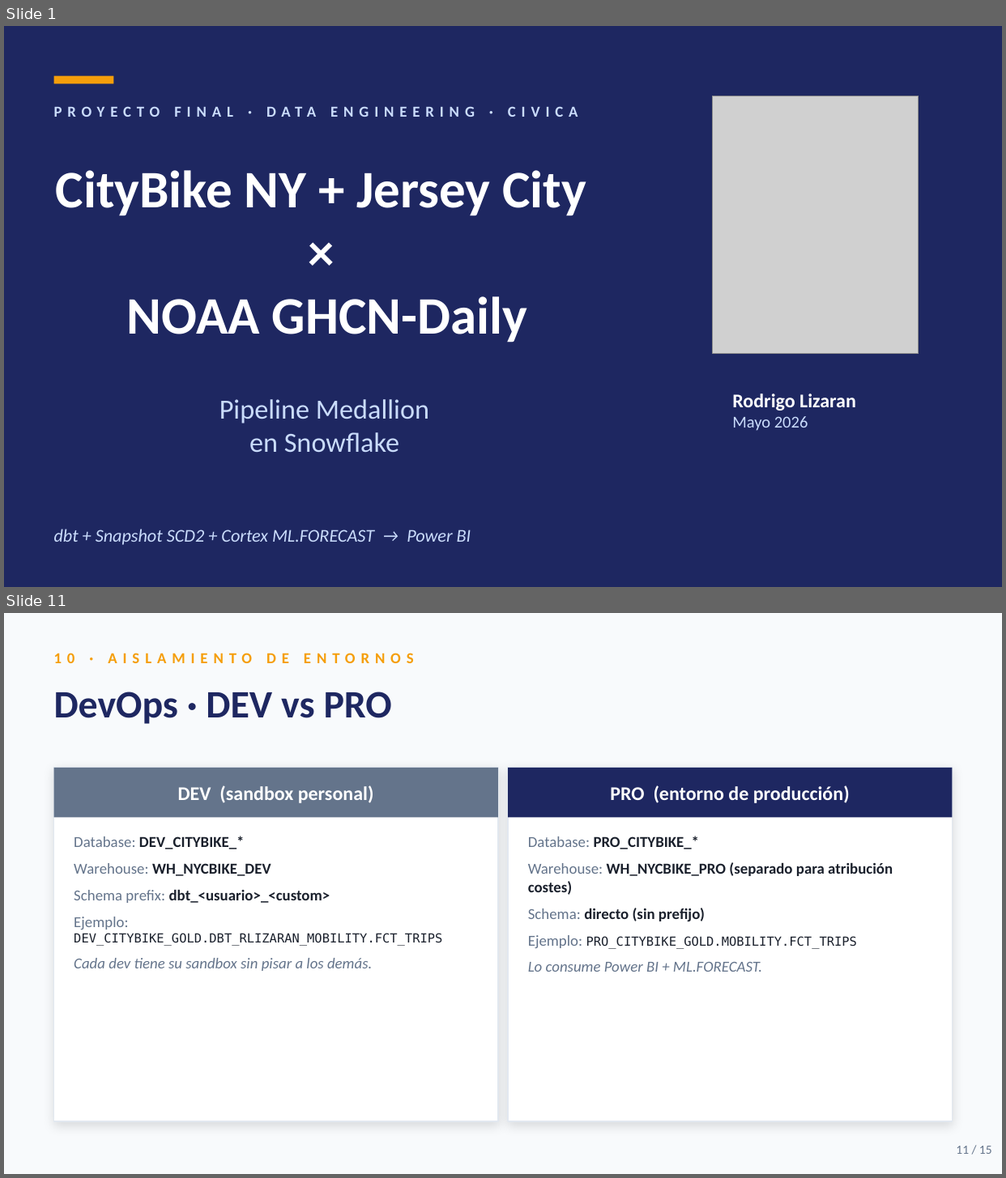
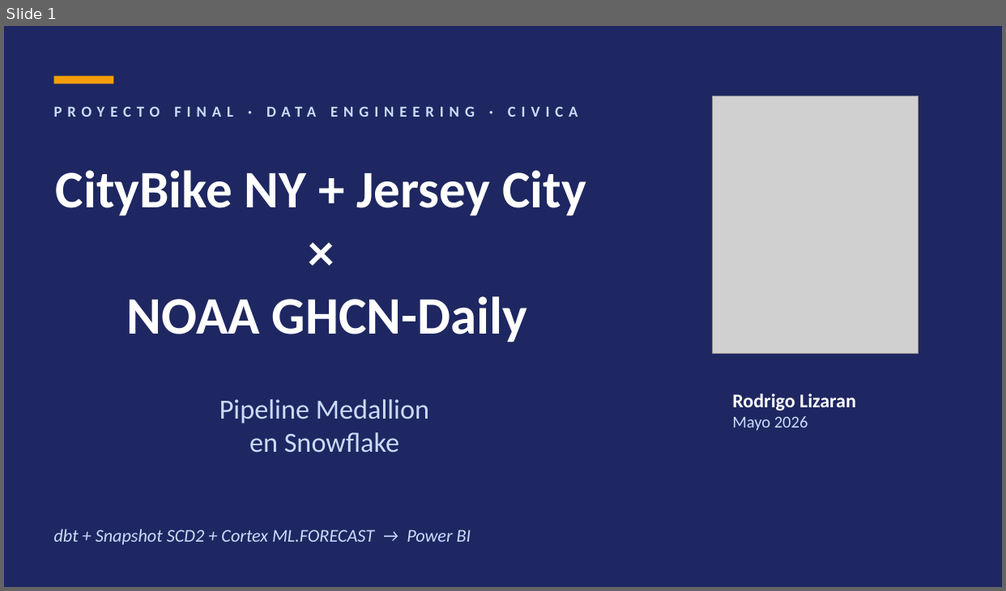
Before and after one commit to Rlizaran/Snowflake_proyect, a slide deck: presentacion/Presentacion.pptx. Shown one above the other, each under a label of ours: slides 1 and 11 before the commit, slide 1 after it; the slides between them are not shown. The pictures are 1006x1178 and 1006x591 pixels, drawn with LibreOffice and Linux fonts; fonts in the diff are those of the drawing; grey boxes stand for pictures. Boxes give left, top, right and bottom in pixels: in the first picture for what was removed or moved away, otherwise in the second. Text is boxed around its words. In the diff, an @@ line names an element or a change of style, - is before the commit and + after.

```diff
--- a/presentacion/Presentacion.pptx
+++ b/presentacion/Presentacion.pptx
@@ slide 11 removed at (4,613,1002,1174), background #F8FAFC @@
@@ text removed at (54,653,414,663) @@
-10 · AISLAMIENTO DE ENTORNOS
@@ text removed at (54,692,392,724) @@
-DevOps · DEV vs PRO
@@ rectangle removed at (54,768,498,1122) @@
@@ rectangle removed at (54,768,498,818) @@
@@ rectangle removed at (508,768,952,1122) @@
@@ rectangle removed at (508,768,952,818) @@
@@ text removed at (178,786,374,803) @@
-DEV (sandbox personal)
@@ text removed at (610,786,850,803) @@
-PRO (entorno de producción)
@@ text removed at (74,836,442,971) @@
-Database: DEV_CITYBIKE_*
-Warehouse: WH_NYCBIKE_DEV
-Schema prefix: dbt_<usuario>_<custom>
-Ejemplo: DEV_CITYBIKE_GOLD.DBT_RLIZARAN_MOBILITY.FCT_TRIPS
-Cada dev tiene su sandbox sin pisar a los demás.
@@ text removed at (528,836,893,972) @@
-Database: PRO_CITYBIKE_*
-Warehouse: WH_NYCBIKE_PRO (separado para atribución costes)
-Schema: directo (sin prefijo)
-Ejemplo: PRO_CITYBIKE_GOLD.MOBILITY.FCT_TRIPS
-Lo consume Power BI + ML.FORECAST.
@@ text removed at (956,1146,992,1154) @@
-11 / 15
```
Also in this commit, not shown: 10 slides changed, 3 other slides removed, 1 other file.
